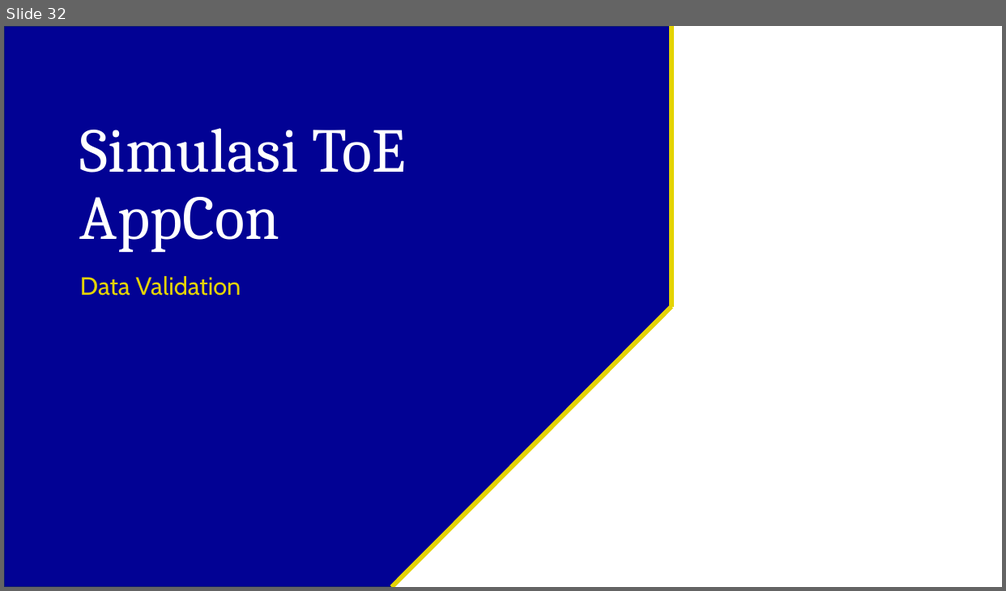
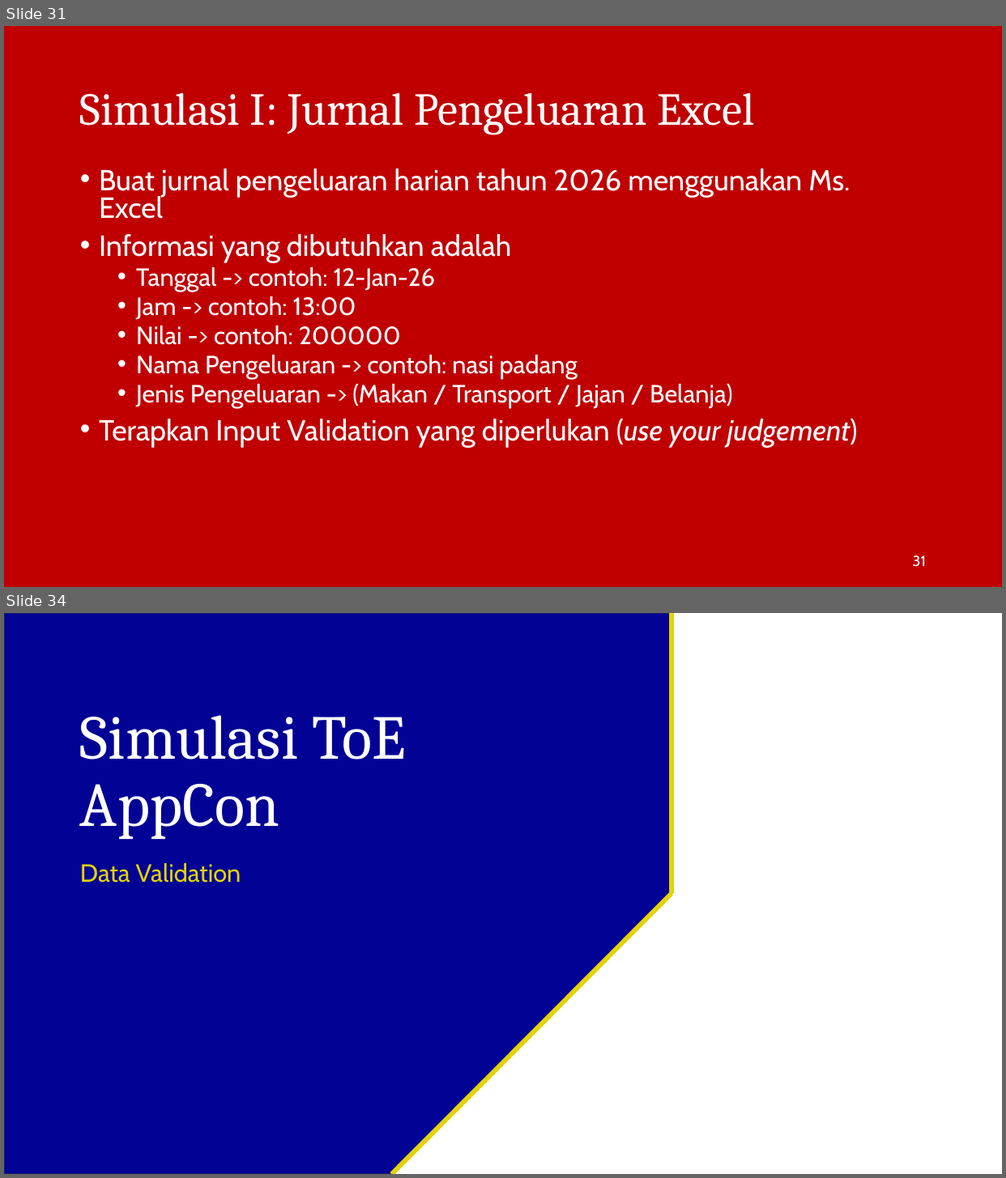
Before and after one commit to irfanradarma/Audit-SI, a slide deck: Slides/10 - Risiko dan Pengendalian.pptx. Shown one above the other, each under a label of ours: slide 32 before the commit, slides 31 and 34 after it; the slides between them are not shown. The pictures are 1006x591 and 1006x1178 pixels, drawn with LibreOffice and Linux fonts; fonts in the diff are those of the drawing; background and template pictures are left out. Boxes give left, top, right and bottom in pixels: in the first picture for what was removed or moved away, otherwise in the second. Text is boxed around its words. In the diff, an @@ line names an element or a change of style, - is before the commit and + after.

```diff
--- a/Slides/10 - Risiko dan Pengendalian.pptx
+++ b/Slides/10 - Risiko dan Pengendalian.pptx
@@ slide 31 added at box(4, 26, 1002, 587), background picture (left out) @@
@@ title added at box(80, 92, 754, 135), 44 pt, text #FFFFFF @@
+Simulasi I: Jurnal Pengeluaran Excel
@@ text added at box(99, 169, 858, 448), 24 pt, text #FFFFFF @@
+• Buat jurnal pengeluaran harian tahun 2026 menggunakan Ms. Excel
+• Informasi yang dibutuhkan adalah
+  • Tanggal -> contoh: 12-Jan-26
+  • Jam -> contoh: 13:00
+  • Nilai -> contoh: 200000
+  • Nama Pengeluaran -> contoh: nasi padang
+  • Jenis Pengeluaran -> (Makan / Transport / Jajan / Belanja)
+• Terapkan Input Validation yang diperlukan (use your judgement)
@@ page number added at box(913, 556, 926, 567), 14 pt, text #FFFFFF @@
+31
@@ what was slide 32 is now slide 34 @@
```
Also in this commit, not shown: 2 slides changed, 5 other slides added, 1 slide removed, 4 other files.
